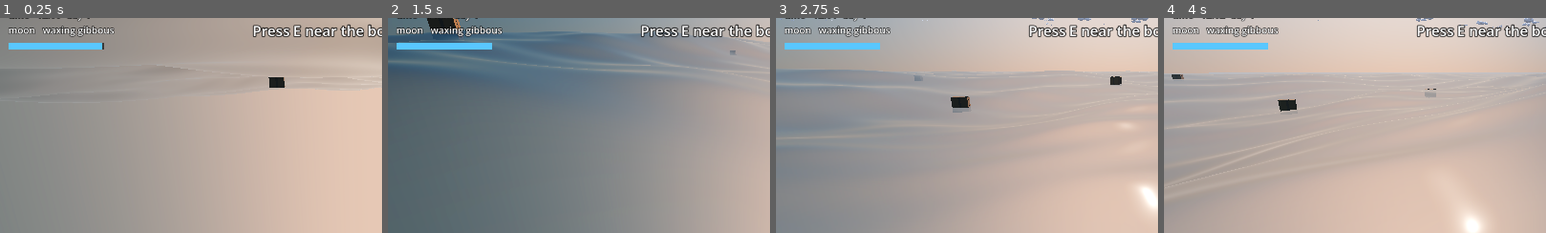
Above: before the commit, frames 1-4 (left to right).
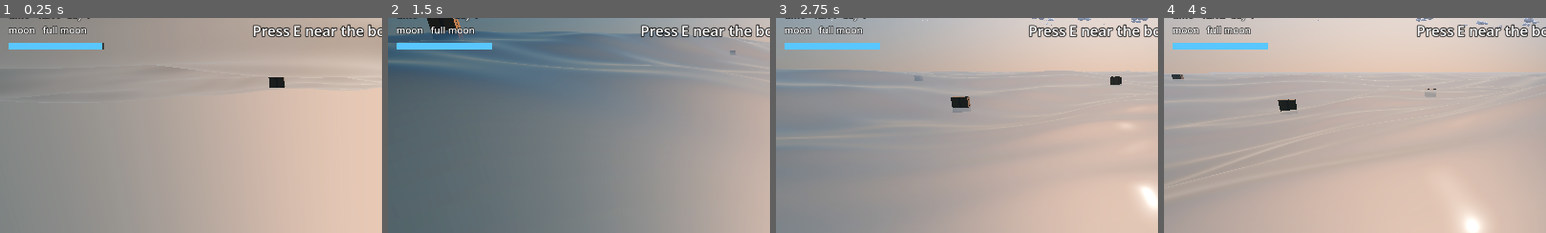
Above: after the commit, the same moments.

Repository: DocRountree/game
Game: Godot game, scene res://src/world/open_ocean/open_ocean.tscn
Same seed, same stepped clock (60 frames per second), same inputs: the game is played once before the commit and once after it.
Inputs (mouse positions are % of the whole screen's width and height, from its top left):
- Up to frame 1 (0.25 s): no input
- Up to frame 2 (1.5 s): tap E (interact) at 0.5, 1.25 s; move the mouse to (55, 50) at 0.52 s; hold W (move_forward) from 0.53 s (still down); tap Down (camera_down) at 0.6 s; move the mouse to (45, 50) at 1.27 s; tap Left (camera_left) at 1.35 s
- Up to frame 3 (2.75 s): keep holding W (move_forward); tap E (interact) at 2 s; move the mouse to (52, 48) at 2.02 s; tap Right (camera_right) at 2.1 s
- Up to frame 4 (4 s): keep holding W (move_forward); tap E (interact) at 2.75, 3.5 s; move the mouse to (49, 52) at 2.77 s; tap Up (camera_up) at 2.85 s; move the mouse to (57, 51) at 3.52 s; hold E (interact) from 3.53 s (still down)
The pictures show only the part of the screen within x 0-50%, y 15-65%; the shares and areas given below are measured in that part.

The runs differ from the first frame. In frame 1, 0.5% of the frame differs, in the area x 11-30%, y 3-9%; in frame 2, 0.5%; in frame 3, 0.5%; in frame 4, 0.5%.

Commit message:
Daily moon phases, 10-minute nights, meteors and rare auroras
- Moon: the lunation now takes WorldConfig.lunar_cycle_days (8) game days,
  so each of the eight named phases lasts one day. The name comes from the
  mean elongation at noon, so it changes at midnight and never skips or
  repeats; shape and position still come from the full lunar theory.
- Nights last 10 real minutes (days stay 15). Checked two ways: the rate
  integral and the live GameClock node ticked at 30 fps (900 s / 600 s).
- Meteors: white streaks tapering to a round, bright head, crossing 15-45
  degrees in under a second; random arrivals (~1 per 25 s of night), only
  at night, in front of the stars and behind the clouds.
- Aurora: green-to-violet curtains with rays and folds over the northern
  horizon; each night has an independent 1-in-50 chance from the world seed.
- Tests: daily phase steps through all 8, clock node timing, meteors only at
  night, aurora frequency (47 checks).

Diff:
--- a/src/core/world_config.gd
+++ b/src/core/world_config.gd
@@ -14,6 +14,9 @@
 ## How fast Mars, Jupiter, Saturn and Uranus cross the stars: 0 = real (weeks
 ## to see a change), 1 = about as fast as the moon (13 degrees a day).
 @export_range(0.0, 1.0) var outer_planet_pace := 1.0
+## Game days from new moon to new moon (real: 29.53). 8 gives each of the
+## eight named phases one day.
+@export_range(1.0, 60.0) var lunar_cycle_days := 8.0
 
 static var _default: WorldConfig
 
--- a/src/systems/atmosphere/astronomy.gd
+++ b/src/systems/atmosphere/astronomy.gd
@@ -33,10 +33,18 @@
 	return equatorial_to_world(world, t) * Planets.sun_direction(julian_date(world, t))
 
 
+const SYNODIC_MONTH := 29.530589   ## Real days from new moon to new moon.
+
+
+## Lunar-theory days after J2000 on game day `day` at clock time t. The moon's
+## clock runs fast so a lunation takes world.lunar_cycle_days game days.
+static func moon_days(world: WorldConfig, day: int, t: float) -> float:
+	return world.day_jd - 2451545.0 + (day + t / 24.0) * (SYNODIC_MONTH / world.lunar_cycle_days)
+
+
 ## Equatorial unit vector toward the moon. Unlike the sun it moves on every day.
 static func moon_equatorial(world: WorldConfig, day: int, t: float) -> Vector3:
-	var days := world.day_jd - 2451545.0 + day + t / 24.0
-	return Planets.moon_direction(days, Planets.sun_ecliptic_longitude(julian_date(world, t)))
+	return Planets.moon_direction(moon_days(world, day, t), Planets.sun_ecliptic_longitude(julian_date(world, t)))
 
 
 static func moon_direction(world: WorldConfig, day: int, t: float) -> Vector3:
@@ -57,5 +65,13 @@
 	return (1.0 - moon_equatorial(world, day, t).dot(Planets.sun_direction(julian_date(world, t)))) * 0.5
 
 
-static func moon_phase_name(world: WorldConfig, day: int, t: float) -> String:
-	return Moon.phase_name(moon_equatorial(world, day, t), Planets.sun_direction(julian_date(world, t)))
+## Which of the eight named phases day `day` is (0 new .. 4 full .. 7 waning
+## crescent). Taken from the moon's mean elongation at noon, so it changes
+## exactly at midnight and, with an 8-day cycle, steps once a day.
+static func moon_phase_index(world: WorldConfig, day: int) -> int:
+	var turns := Planets.moon_mean_elongation(moon_days(world, day, 12.0)) / TAU
+	return posmod(roundi(turns * 8.0), 8)
+
+
+static func moon_phase_name(world: WorldConfig, day: int) -> String:
+	return Moon.PHASES[moon_phase_index(world, day)]
--- a/src/systems/atmosphere/atmosphere.gd
+++ b/src/systems/atmosphere/atmosphere.gd
@@ -19,6 +19,8 @@
 @export var starfield: Starfield
 @export var moon: Moon
 @export var planets: PlanetLayer
+@export var meteors: Meteors
+@export var aurora: Aurora
 @export var moonlight: DirectionalLight3D
 @export var clouds: Clouds
 @export var sun_energy := 1.4
@@ -168,7 +170,7 @@
 
 
 func moon_phase_text() -> String:
-	return Astronomy.moon_phase_name(WorldConfig.current(), day(), time_of_day())
+	return Astronomy.moon_phase_name(WorldConfig.current(), day())
 
 
 ## 0 by day, 1 from nautical twilight (sun 9+ degrees down): stars, fish that feed at night.
@@ -196,6 +198,10 @@
 	if planets:   # they wander from day to day, relative to the fixed sun
 		planets.update_sky(Astronomy.planet_positions(WorldConfig.current(), day(), time_of_day()),
 				equatorial_to_world(), night)
+	if meteors:
+		meteors.update_sky(night)
+	if aurora:   # a night belongs to the day it began
+		aurora.update_sky(night, day() if time_of_day() >= 12.0 else day() - 1)
 	var moon_dir := moon_direction()
 	var moon_up := smoothstep(-0.02, 0.05, moon_dir.y)
 	var illuminated := (1.0 - moon_dir.dot(dir)) * 0.5   # lit fraction from the sun-moon angle
--- /dev/null
+++ b/src/systems/atmosphere/aurora.gd
@@ -0,0 +1,70 @@
+@tool
+class_name Aurora
+extends MeshInstance3D
+## Northern lights: rippling curtains over the northern horizon, green at the
+## lower edge shading to violet above. Rare at this latitude: each night has an
+## independent `chance` (from the world seed, so a given night is always the
+## same) of an aurora, which then brightens and fades through the night.
+
+const RADIUS := 2300.0
+const ARC_DEGREES := 150.0      ## Width of the display, centred on north.
+const LOW_DEGREES := 2.0        ## Elevation of the curtains' lower edge.
+const HIGH_DEGREES := 40.0
+
+@export_range(0.0, 1.0) var chance := 0.02    ## About one night in fifty.
+
+var strength := 0.0             ## This night's display, 0 = none.
+var _night_id := -2147483648
+
+
+func _ready() -> void:
+	mesh = _build_arc()
+	custom_aabb = AABB(Vector3.ONE * -RADIUS, Vector3.ONE * RADIUS * 2.0)
+
+
+## Whether night `night_id` (the day it began) has an aurora, and how strong.
+func strength_for(night_id: int) -> float:
+	var rng := RandomNumberGenerator.new()
+	rng.seed = WorldConfig.current().seed_for("aurora:%d" % night_id)
+	return rng.randf_range(0.5, 1.0) if rng.randf() < chance else 0.0
+
+
+## night: 0 by day, 1 at night; night_id: the day the current night began.
+func update_sky(night: float, night_id: int) -> void:
+	if night_id != _night_id:
+		_night_id = night_id
+		strength = strength_for(night_id)
+	var cam := get_viewport().get_camera_3d() if is_inside_tree() else null
+	if cam:
+		global_position = cam.global_position
+	var mat := material_override as ShaderMaterial
+	if mat:
+		mat.set_shader_parameter("strength", strength * smoothstep(0.5, 1.0, night))
+	visible = strength > 0.0 and night > 0.5
+
+
+# A curved band of quads around the north, UV.x along it, UV.y upward.
+func _build_arc() -> ArrayMesh:
+	var segs := 96
+	var verts := PackedVector3Array()
+	var uvs := PackedVector2Array()
+	var low := deg_to_rad(LOW_DEGREES)
+	var high := deg_to_rad(HIGH_DEGREES)
+	for i in segs + 1:
+		var u := float(i) / segs
+		var az := deg_to_rad((u - 0.5) * ARC_DEGREES)
+		for e: float in [low, high]:
+			verts.append(Vector3(sin(az) * cos(e), sin(e), -cos(az) * cos(e)) * RADIUS)
+			uvs.append(Vector2(u, 0.0 if e == low else 1.0))
+	var idx := PackedInt32Array()
+	for i in segs:
+		var a := i * 2
+		idx.append_array([a, a + 2, a + 1, a + 1, a + 2, a + 3])
+	var arrays := []
+	arrays.resize(Mesh.ARRAY_MAX)
+	arrays[Mesh.ARRAY_VERTEX] = verts
+	arrays[Mesh.ARRAY_TEX_UV] = uvs
+	arrays[Mesh.ARRAY_INDEX] = idx
+	var m := ArrayMesh.new()
+	m.add_surface_from_arrays(Mesh.PRIMITIVE_TRIANGLES, arrays)
+	return m
--- /dev/null
+++ b/src/systems/atmosphere/aurora.gdshader
@@ -0,0 +1,48 @@
+shader_type spatial;
+render_mode unshaded, blend_add, depth_draw_never, cull_disabled, fog_disabled, shadows_disabled;
+
+// Aurora curtains on an arc over the northern horizon. UV.x runs along the arc,
+// UV.y from the horizon up. A few curtains, each a wavy lower edge that folds
+// and drifts, with fine vertical rays shimmering along it; green where the
+// glow is brightest (the lower edge), shading through teal to violet-red above.
+
+uniform float strength = 0.0;
+uniform vec3 low_color = vec3(0.15, 1.0, 0.35);
+uniform vec3 high_color = vec3(0.55, 0.15, 0.6);
+
+float hash(float x) { return fract(sin(x * 127.1) * 43758.5453); }
+
+float noise(float x) {
+	float i = floor(x);
+	float f = fract(x);
+	return mix(hash(i), hash(i + 1.0), f * f * (3.0 - 2.0 * f));
+}
+
+void fragment() {
+	float u = UV.x;
+	float v = UV.y;
+	float t = TIME;
+	vec3 glow = vec3(0.0);
+	for (int c = 0; c < 3; c++) {
+		float fc = float(c);
+		// the curtain's lower edge: slow folds drifting along the arc
+		float edge = 0.12 + 0.12 * fc + 0.06 * sin(u * (7.0 + 3.0 * fc) + t * (0.15 + 0.05 * fc) + fc * 2.1)
+				+ 0.04 * sin(u * 23.0 - t * 0.4 + fc);
+		float above = v - edge;
+		if (above < -0.02)
+			continue;
+		// bright just above the edge, fading upward over a tall curtain
+		float profile = smoothstep(-0.02, 0.02, above) * exp(-max(above, 0.0) * (4.5 + fc));
+		// vertical rays shimmering along it
+		float rays = 0.45 + 0.55 * noise(u * 260.0 + fc * 40.0 + t * 0.6) * noise(u * 90.0 - t * 0.3 + fc * 13.0);
+		// each curtain waxes and wanes along its length
+		float patchy = smoothstep(0.2, 0.8, noise(u * 6.0 + fc * 5.0 + t * 0.05));
+		vec3 col = mix(low_color, high_color, smoothstep(0.0, 0.35, above));
+		glow += col * profile * rays * patchy * (1.0 - 0.3 * fc);
+	}
+	float ends = smoothstep(0.0, 0.15, u) * smoothstep(1.0, 0.85, u)   // fade at the arc's ends
+			* smoothstep(1.0, 0.55, v);                                  // and well before its top
+	float pulse = 0.75 + 0.25 * sin(t * 0.21) * sin(t * 0.13 + 1.0);
+	ALBEDO = glow * ends * pulse * strength * 0.18;
+	ALPHA = 1.0;
+}
--- /dev/null
+++ b/src/systems/atmosphere/meteors.gd
@@ -0,0 +1,97 @@
+@tool
+class_name Meteors
+extends MultiMeshInstance3D
+## Shooting stars: white streaks with rounded, brightest heads that race across
+## the night sky and fade. They arrive at random (a Poisson process) and only
+## show at night. Drawn just in front of the stars and planets, behind clouds.
+## Per instance: CUSTOM = (brightness, length/width, 0, 0).
+
+const RADIUS := 2350.0          ## In front of the planets (2450 m), behind clouds (<= 2200 m).
+const SLOTS := 6                ## Most meteors in the sky at once.
+
+@export var mean_interval := 25.0        ## Real seconds between meteors, on average, at night.
+@export var width_degrees := 0.3         ## Thickness at the head; the tail tapers.
+
+var launched := 0               ## Meteors so far (a tracker for logs and achievements).
+
+var _rng := RandomNumberGenerator.new()
+var _night := 0.0
+var _wait := 0.0
+var _active: Array[Dictionary] = []
+
+
+func _ready() -> void:
+	_rng.randomize()
+	var mm := MultiMesh.new()
+	mm.transform_format = MultiMesh.TRANSFORM_3D
+	mm.use_custom_data = true
+	mm.mesh = QuadMesh.new()
+	mm.instance_count = SLOTS
+	mm.visible_instance_count = 0
+	mm.custom_aabb = AABB(Vector3.ONE * -RADIUS, Vector3.ONE * RADIUS * 2.0)
+	multimesh = mm
+	custom_aabb = mm.custom_aabb
+	_wait = _rng.randf() * mean_interval
+
+
+## How dark it is (0 by day, 1 at night); set by Atmosphere every frame.
+func update_sky(night: float) -> void:
+	_night = night
+
+
+## Launch a meteor now (also used by tests and for debugging).
+func spawn() -> void:
+	if _active.size() >= SLOTS:
+		return
+	var az := _rng.randf() * TAU
+	var alt := deg_to_rad(_rng.randf_range(20.0, 75.0))
+	var start := Vector3(cos(alt) * sin(az), sin(alt), -cos(alt) * cos(az))
+	# travel along a great circle, mostly downward
+	var east := Vector3.UP.cross(start).normalized()
+	var down := start.cross(east).normalized() * -1.0
+	var heading := _rng.randf_range(-1.2, 1.2)
+	var axis := start.cross(down * cos(heading) + east * sin(heading)).normalized()
+	launched += 1
+	_active.append({
+		"start": start, "axis": axis,
+		"sweep": deg_to_rad(_rng.randf_range(15.0, 45.0)),       # how far the head travels
+		"tail": deg_to_rad(_rng.randf_range(5.0, 14.0)),         # streak length
+		"life": _rng.randf_range(0.4, 1.0), "age": 0.0,
+		"bright": _rng.randf_range(0.6, 2.5),
+	})
+
+
+func active_count() -> int:
+	return _active.size()
+
+
+func _process(delta: float) -> void:
+	if Engine.is_editor_hint() or multimesh == null:
+		return
+	if _night > 0.3:
+		_wait -= delta
+		if _wait <= 0.0:
+			spawn()
+			_wait = -log(maxf(_rng.randf(), 1e-4)) * mean_interval   # exponential gaps
+	var cam := get_viewport().get_camera_3d()
+	if cam:
+		global_position = cam.global_position
+	var i := 0
+	var width := deg_to_rad(width_degrees) * RADIUS
+	for m: Dictionary in _active.duplicate():
+		m.age += delta
+		var f: float = m.age / m.life
+		if f >= 1.0:
+			_active.erase(m)
+			continue
+		var head: Vector3 = (m.start as Vector3).rotated(m.axis, m.sweep * f)
+		var tail_len: float = m.tail * smoothstep(0.0, 0.25, f)        # the trail grows in
+		var tail: Vector3 = (m.start as Vector3).rotated(m.axis, m.sweep * f - tail_len)
+		var along := (head - tail) * RADIUS
+		var mid := (head + tail).normalized()
+		var across := along.cross(mid).normalized() * width
+		multimesh.set_instance_transform(i, Transform3D(Basis(along, across, mid), mid * RADIUS))
+		var fade := smoothstep(0.0, 0.1, f) * (1.0 - smoothstep(0.7, 1.0, f))
+		multimesh.set_instance_custom_data(i, Color(m.bright * fade * _night, along.length() / width, 0.0, 0.0))
+		i += 1
+	multimesh.visible_instance_count = i
--- /dev/null
+++ b/src/systems/atmosphere/meteors.gdshader
@@ -0,0 +1,28 @@
+shader_type spatial;
+render_mode unshaded, blend_add, depth_draw_never, cull_disabled, fog_disabled, shadows_disabled;
+
+// A meteor: a white streak with a rounded, brightest head and a tail that
+// fades out. The quad runs tail (UV.x = 0) to head (UV.x = 1).
+// INSTANCE_CUSTOM = (brightness, length / width, 0, 0).
+
+varying float brightness;
+varying float aspect;
+
+void vertex() {
+	brightness = INSTANCE_CUSTOM.r;
+	aspect = max(INSTANCE_CUSTOM.g, 1.0);
+}
+
+void fragment() {
+	// to units of the streak's half-width, with the head a semicircle
+	vec2 p = vec2(UV.x * aspect * 2.0, (UV.y - 0.5) * 2.0);
+	float head_x = aspect * 2.0 - 1.0;
+	vec2 nearest = vec2(clamp(p.x, 0.0, head_x), 0.0);
+	float d = length(p - nearest);                    // 0 on the centre line, 1 at the edge
+	float along = clamp(p.x / head_x, 0.0, 1.0);
+	float radius = mix(0.25, 1.0, along * along);     // the tail tapers to a thread; the head is round
+	float body = 1.0 - smoothstep(radius * 0.45, radius, d);
+	float tail = pow(along, 1.5);                     // faint at the tail, full at the head
+	ALBEDO = vec3(1.0) * brightness * body * tail;
+	ALPHA = 1.0;
+}
--- a/src/systems/atmosphere/moon.gd
+++ b/src/systems/atmosphere/moon.gd
@@ -32,14 +32,5 @@
 	visible = moon_dir.y > -0.05
 
 
-## Phase name from the sun and moon directions (waxing while the moon trails the sun eastward).
-static func phase_name(moon_equatorial: Vector3, sun_equatorial: Vector3) -> String:
-	var lit := (1.0 - moon_equatorial.dot(sun_equatorial)) * 0.5
-	var waxing := sun_equatorial.cross(moon_equatorial).z > 0.0
-	if lit < 0.03:
-		return "new moon"
-	if lit > 0.97:
-		return "full moon"
-	if absf(lit - 0.5) < 0.06:
-		return "first quarter" if waxing else "last quarter"
-	return ("waxing " if waxing else "waning ") + ("crescent" if lit < 0.5 else "gibbous")
+const PHASES: Array[String] = ["new moon", "waxing crescent", "first quarter", "waxing gibbous",
+		"full moon", "waning gibbous", "last quarter", "waning crescent"]
--- a/src/systems/atmosphere/planets.gd
+++ b/src/systems/atmosphere/planets.gd
@@ -92,12 +92,17 @@
 ## periodic terms (equation of centre, evection, variation). Good to ~1 degree.
 ## The phase comes from D, so the moon goes round its 29.5-day cycle of phases.
 static func moon_direction(days: float, sun_longitude: float) -> Vector3:
-	var d := deg_to_rad(297.850 + 12.190749 * days)
+	var d := moon_mean_elongation(days)
 	var m := deg_to_rad(134.963 + 13.064993 * days)
 	var f := deg_to_rad(93.272 + 13.229350 * days)
 	var lon := sun_longitude + d + deg_to_rad(6.289 * sin(m) + 1.274 * sin(2.0 * d - m) + 0.658 * sin(2.0 * d))
 	var lat := deg_to_rad(5.128 * sin(f))
 	return _to_equatorial(Vector3(cos(lat) * cos(lon), cos(lat) * sin(lon), sin(lat)))
+
+
+## The moon's mean angle east of the sun (rad), `days` after J2000: it sets the phase.
+static func moon_mean_elongation(days: float) -> float:
+	return deg_to_rad(297.850 + 12.190749 * days)
 
 
 ## Mean longitude of the sun (rad), which sets mean solar time.
--- a/src/systems/time/game_clock.gd
+++ b/src/systems/time/game_clock.gd
@@ -12,7 +12,7 @@
 
 @export_range(0.0, 24.0) var time_of_day := 12.0    ## Local mean solar time, hours.
 @export var day_minutes := 15.0                     ## Real minutes from sunrise to sunset (0 = frozen).
-@export var night_minutes := 5.0                    ## Real minutes from sunset to sunrise.
+@export var night_minutes := 10.0                   ## Real minutes from sunset to sunrise.
 @export var scrub_speed := 2.0                      ## Game hours per real second on [ and ].
 
 var day := 0               ## Days since the start; the moon's orbit follows it.
--- a/src/world/open_ocean/open_ocean.tscn
+++ b/src/world/open_ocean/open_ocean.tscn
@@ -21,6 +21,10 @@
 [ext_resource type="Resource" path="res://src/world/open_ocean/open_ocean_world.tres" id="22_world"]
 [ext_resource type="Script" path="res://src/systems/atmosphere/planet_layer.gd" id="23_planets"]
 [ext_resource type="Shader" path="res://src/systems/atmosphere/planet_layer.gdshader" id="24_planet_shader"]
+[ext_resource type="Script" path="res://src/systems/atmosphere/meteors.gd" id="25_meteors"]
+[ext_resource type="Shader" path="res://src/systems/atmosphere/meteors.gdshader" id="26_meteor_shader"]
+[ext_resource type="Script" path="res://src/systems/atmosphere/aurora.gd" id="27_aurora"]
+[ext_resource type="Shader" path="res://src/systems/atmosphere/aurora.gdshader" id="28_aurora_shader"]
 
 [sub_resource type="ShaderMaterial" id="Sky_material"]
 shader = ExtResource("8_sky")
@@ -56,6 +60,14 @@
 
 [sub_resource type="QuadMesh" id="Moon_mesh"]
 
+[sub_resource type="ShaderMaterial" id="Meteor_material"]
+render_priority = 1
+shader = ExtResource("26_meteor_shader")
+
+[sub_resource type="ShaderMaterial" id="Aurora_material"]
+render_priority = 1
+shader = ExtResource("28_aurora_shader")
+
 [sub_resource type="ShaderMaterial" id="Planet_material"]
 render_priority = 1
 shader = ExtResource("24_planet_shader")
@@ -78,7 +90,7 @@
 [node name="Clock" type="Node" parent="."]
 script = ExtResource("20_clock")
 
-[node name="Atmosphere" type="Node" parent="." node_paths=PackedStringArray("clock", "sun", "world_environment", "starfield", "moon", "planets", "moonlight", "clouds")]
+[node name="Atmosphere" type="Node" parent="." node_paths=PackedStringArray("clock", "sun", "world_environment", "starfield", "moon", "planets", "meteors", "aurora", "moonlight", "clouds")]
 script = ExtResource("9_atmosphere")
 clock = NodePath("../Clock")
 sun = NodePath("../Sun")
@@ -86,6 +98,8 @@
 starfield = NodePath("../Starfield")
 moon = NodePath("../Moon")
 planets = NodePath("../Planets")
+meteors = NodePath("../Meteors")
+aurora = NodePath("../Aurora")
 moonlight = NodePath("../Moonlight")
 clouds = NodePath("../Clouds")
 
@@ -99,6 +113,16 @@
 material_override = SubResource("Planet_material")
 cast_shadow = 0
 script = ExtResource("23_planets")
+
+[node name="Meteors" type="MultiMeshInstance3D" parent="."]
+material_override = SubResource("Meteor_material")
+cast_shadow = 0
+script = ExtResource("25_meteors")
+
+[node name="Aurora" type="MeshInstance3D" parent="."]
+material_override = SubResource("Aurora_material")
+cast_shadow = 0
+script = ExtResource("27_aurora")
 
 [node name="Moon" type="MeshInstance3D" parent="."]
 material_override = SubResource("Moon_material")
--- a/tests/smoke_test.gd
+++ b/tests/smoke_test.gd
@@ -92,19 +92,29 @@
 			wrapped = true
 		if up: day_s += 1.0 / 30.0
 		else: night_s += 1.0 / 30.0
-	_check(absf(day_s - 900.0) < 3.0 and absf(night_s - 300.0) < 3.0,
-			"days last 15 real minutes, nights 5 (%.0f s / %.0f s)" % [day_s, night_s])
-	# moon: phases advance day to day, and it is up at noon on some days only
+	_check(absf(day_s - 900.0) < 3.0 and absf(night_s - 600.0) < 3.0,
+			"days last 15 real minutes, nights 10 (%.0f s / %.0f s)" % [day_s, night_s])
+	# moon: a new phase every day (8-day cycle), and it is up at noon on some days only
 	var phases := []
+	var names := []
 	var up_at_noon := 0
-	for d in 30:
+	for d in 16:
 		clock.day = d
 		clock.time_of_day = 12.0
 		phases.append((1.0 - atmosphere.moon_direction().dot(atmosphere.sun_direction())) * 0.5)
+		names.append(atmosphere.moon_phase_text())
 		if atmosphere.moon_direction().y > 0.0:
 			up_at_noon += 1
-	_check(phases.max() > 0.97 and phases.min() < 0.03 and up_at_noon > 5 and up_at_noon < 25,
-			"moon runs through its phases in a month and is up by day on %d of 30 days" % up_at_noon)
+	var daily := true
+	for d in range(1, 16):
+		daily = daily and names[d] != names[d - 1]
+	var week: Array = names.slice(0, 8)
+	var distinct := {}
+	for n in week:
+		distinct[n] = true
+	_check(daily and distinct.size() == 8 and names[8] == names[0] and phases.max() > 0.9 and phases.min() < 0.1
+			and up_at_noon > 3 and up_at_noon < 13,
+			"moon phase changes every day through all 8 phases (%s, ...) and is up by day on %d of 16 days" % [names[0], up_at_noon])
 	clock.day = 0
 	var clouds: Clouds = world.get_node("Clouds")
 	_check(clouds.multimesh.instance_count == clouds.cloud_count * clouds.puffs_per_cloud, "cloud puffs laid out")
--- a/tests/systems_test.gd
+++ b/tests/systems_test.gd
@@ -88,6 +88,51 @@
 	atmosphere._vary_air(clock.day)
 	_check(air[0] != air[1] and air[0] == air[2], "sunset air varies by day and repeats for the same day")
 
+	# the real clock node, ticked like the game does: a full day from noon
+	var atmosphere_node: Atmosphere = world.get_node("Atmosphere")
+	clock.time_of_day = 12.0
+	var noon_day := clock.day
+	var real := 0.0
+	var set_at := -1.0
+	var rise_at := -1.0
+	var was_up := true
+	while real < 2000.0 and not (clock.day > noon_day and clock.time_of_day >= 12.0):
+		clock._process(1.0 / 30.0)
+		real += 1.0 / 30.0
+		var up := atmosphere_node.sun_direction().y > 0.0
+		if was_up and not up and set_at < 0.0:
+			set_at = real
+		if up and not was_up and set_at > 0.0 and rise_at < 0.0:
+			rise_at = real
+		was_up = up
+	var night_len := rise_at - set_at
+	var day_len := real - night_len
+	_check(set_at > 0.0 and absf(night_len - 600.0) < 3.0 and absf(day_len - 900.0) < 3.0,
+			"clock node: %.0f s of daylight, %.0f s of night" % [day_len, night_len])
+	clock.day = noon_day
+	clock.time_of_day = 12.0
+
+	# meteors fall only at night, at random; auroras come about one night in fifty
+	var meteors: Meteors = world.get_node("Meteors")
+	var before := meteors.launched
+	meteors.update_sky(0.0)
+	for i in 3000:   # 100 s of daylight
+		meteors._process(1.0 / 30.0)
+	var by_day := meteors.launched - before
+	meteors.update_sky(1.0)
+	for i in 18000:  # 10 minutes of night
+		meteors._process(1.0 / 30.0)
+		meteors.update_sky(1.0)
+	var by_night := meteors.launched - before - by_day
+	_check(by_day == 0 and by_night >= 10 and by_night <= 45, "meteors: %d in a 10-minute night, none by day" % by_night)
+	var aurora: Aurora = world.get_node("Aurora")
+	var nights_with := 0
+	for n in 5000:
+		if aurora.strength_for(n) > 0.0:
+			nights_with += 1
+	_check(nights_with > 60 and nights_with < 140 and aurora.strength_for(7) == aurora.strength_for(7),
+			"auroras on %d of 5000 nights (about 1 in %.0f), the same for a given night" % [nights_with, 5000.0 / maxf(nights_with, 1)])
+
 	# exploration: cells around the player are revealed, and survive a save/load
 	var explore: ExplorationTracker = world.get_node("Exploration")
 	var revealed := explore.explored.size()
Not shown, added: src/systems/atmosphere/aurora.gd.uid
Not shown, added: src/systems/atmosphere/aurora.gdshader.uid
Not shown, added: src/systems/atmosphere/meteors.gd.uid
Not shown, added: src/systems/atmosphere/meteors.gdshader.uid
Not shown, changed: docs/ARCHITECTURE.md
